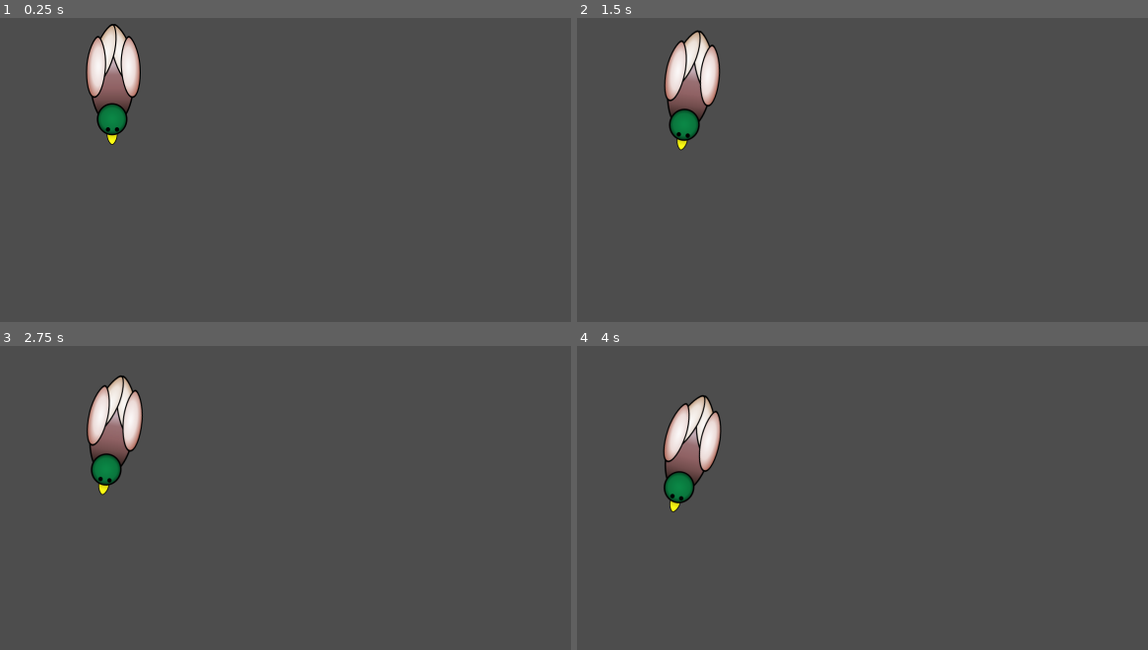
Above: before the commit, frames 1-4 (two rows, left to right).
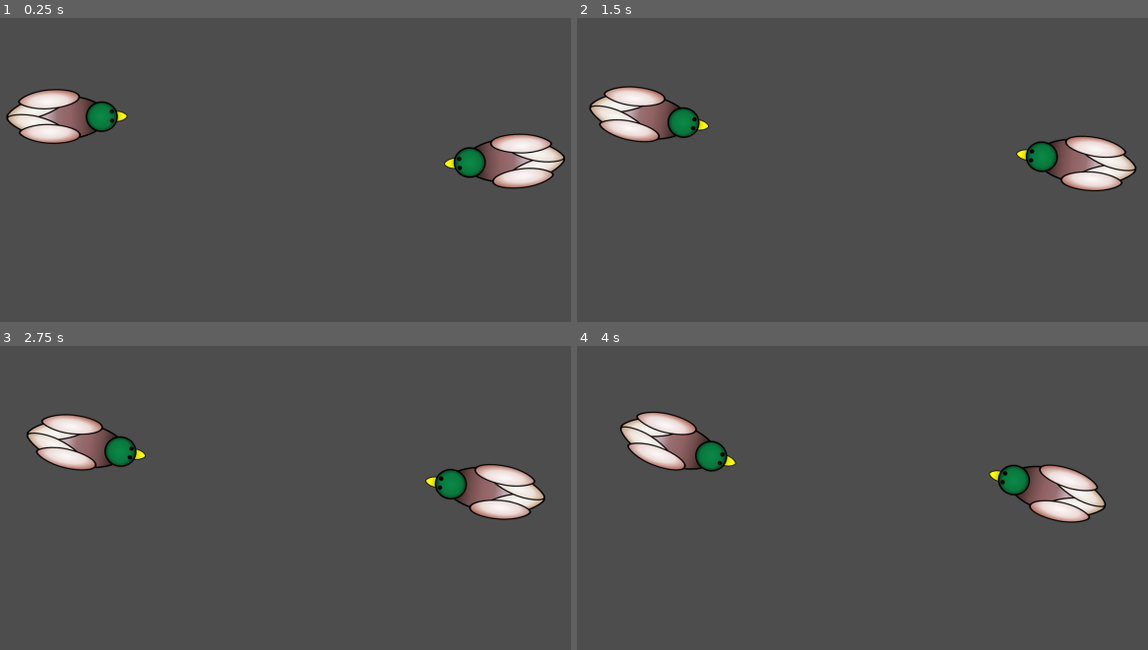
Above: after the commit, the same moments.

Repository: bene-labs/Duck-it-up
Game: Godot game, scene res://game.tscn
Two runs of this game, one before a commit and one after it. Both use one fixed random seed, a clock stepped at 60 frames per second and the inputs below.
Inputs:
- Up to frame 1 (0.25 s): no input
- Up to frame 2 (1.5 s): tap Enter at 0.5 s; hold D (turn_right, bound only before the commit) 0.53-1.28 s; hold W (break, bound only before the commit) 0.53-1.28 s; hold A (turn_left, bound only before the commit) from 1.28 s (still down); tap W (break, bound only before the commit) at 1.35 s
- Up to frame 3 (2.75 s): release A (turn_left, bound only before the commit) at 2.03 s; hold D (turn_right, bound only before the commit) from 2.03 s (still down); hold W (break, bound only before the commit) from 2.03 s (still down)
- Up to frame 4 (4 s): release D (turn_right, bound only before the commit) at 2.78 s; release W (break, bound only before the commit) at 2.78 s; hold S (accelerate, bound only before the commit) 2.78-3.53 s; tap W (break, bound only before the commit) at 2.85 s; hold A (turn_left, bound only before the commit) from 3.53 s (still down); hold W (break, bound only before the commit) from 3.53 s (still down)

The runs differ from the first frame. In frame 1, 7.0% of the frame differs, in the area x 1-99%, y 1-57%; in frame 2, 6.7%; in frame 3, 6.6%; in frame 4, 6.1%.

Commit message:
add enemy duck, add walls

Diff:
--- a/duck.gd
+++ b/duck.gd
@@ -1,8 +1,16 @@
 extends RigidBody2D
+
 
 @export var roation_speed := 40000.0
 @export var acceleration_speed := 1500.0
 @export var break_speed := 1800.0
+
+@export var player_number = 1
+
+var roatate_left_action = "turn_left" + str(player_number)
+var roatate_right_action = "turn_right" + str(player_number)
+var accelerate_action = "accelerate" + str(player_number)
+var break_action = "break" + str(player_number)
 
 var move_direction := Vector2.ZERO
 var rotation_velocity := 0.0
@@ -11,15 +19,15 @@
 func _input(event: InputEvent) -> void:
 	move_direction = Vector2.ZERO
 	rotation_velocity = 0.0
-	if Input.is_action_pressed("turn_left"):
+	if Input.is_action_pressed(roatate_left_action):
 		rotation_velocity = -roation_speed
-	elif Input.is_action_pressed("turn_right"):
+	elif Input.is_action_pressed(roatate_right_action):
 		rotation_velocity = roation_speed
 
-	if Input.is_action_pressed("accelerate"):
-		move_direction.y = -acceleration_speed
-	elif Input.is_action_pressed("break"):
-		move_direction.y = break_speed
+	if Input.is_action_pressed(accelerate_action):
+		move_direction.y = acceleration_speed
+	elif Input.is_action_pressed(break_action):
+		move_direction.y = -break_speed
 	move_direction = move_direction.rotated(rotation)
 
 
--- a/duck.tscn
+++ b/duck.tscn
@@ -1,18 +1,22 @@
-[gd_scene load_steps=3 format=3 uid="uid://cqh8xvrbou82t"]
+[gd_scene load_steps=4 format=3 uid="uid://cqh8xvrbou82t"]
 
 [ext_resource type="Script" path="res://duck.gd" id="1_fwdbc"]
 [ext_resource type="Texture2D" uid="uid://isj41r15b3jt" path="res://Assets/Sprites/Duck.svg" id="2_v56fa"]
 
+[sub_resource type="PhysicsMaterial" id="PhysicsMaterial_kd0tq"]
+bounce = 0.8
+
 [node name="Duck" type="RigidBody2D"]
+physics_material_override = SubResource("PhysicsMaterial_kd0tq")
 gravity_scale = 0.0
 can_sleep = false
 script = ExtResource("1_fwdbc")
 
 [node name="Polygon2D" type="Sprite2D" parent="."]
-position = Vector2(0, -4)
+position = Vector2(4, -3)
 rotation = 1.5708
 texture = ExtResource("2_v56fa")
 
 [node name="CollisionPolygon2D" type="CollisionPolygon2D" parent="."]
 rotation = 1.5752
-polygon = PackedVector2Array(105, -10, 111, -10, 116, -8, 121, -5, 125, -1, 125, 3, 113, 10, 106, 11, 99, 21, 90, 27, 81, 31, 69, 31, 63, 30, 29, 43, 17, 49, -2, 53, -35, 53, -50, 51, -65, 47, -77, 43, -93, 34, -95, 30, -94, 25, -92, 23, -105, 18, -112, 11, -117, 4, -119, -1, -119, -7, -115, -13, -106, -20, -100, -25, -93, -29, -96, -33, -93, -39, -86, -43, -76, -47, -65, -52, -49, -56, -33, -58, -14, -58, 5, -56, 17, -53, 27, -48, 29, -44, 36, -40, 50, -36, 61, -31, 69, -31, 77, -31, 86, -30, 94, -26, 100, -20, 103, -15)
+polygon = PackedVector2Array(123.999, -0.546374, 117.025, 5.48441, 109.043, 9.51962, 102.047, 10.5505, 95.0916, 20.5812, 83.1226, 27.634, 73.1359, 30.678, 62.1316, 29.7265, 58.1272, 28.7442, 44.1626, 36.8058, 30.1804, 40.8674, 22.1937, 43.9026, 12.2158, 48.9466, -5.76641, 53.0259, -17.7663, 53.0788, -38.7705, 52.1713, -52.7748, 51.233, -69.8054, 44.308, -87.8317, 38.3874, -94.8537, 33.4183, -97.8713, 29.4315, -94.8845, 26.4183, -108.937, 14.4801, -115.964, 8.51105, -121.003, -0.466835, -122.021, -4.46239, -117.052, -11.4844, -109.087, -19.5195, -101.109, -24.5547, -96.1269, -28.5767, -100.149, -33.559, -94.1797, -40.5854, -77.2152, -48.6602, -55.2418, -54.7571, -39.2552, -57.8276, -20.2598, -58.9113, 0.748834, -57.0039, 15.7663, -53.07, 25.7971, -46.1141, 28.8147, -42.1274, 48.8409, -36.2156, 58.8628, -31.2597, 69.8627, -31.3081, 81.8714, -29.361, 90.889, -25.4007, 97.9241, -17.4316, 101.951, -11.4493, 114.968, -7.50665, 121.99, -2.53754)
--- a/game.tscn
+++ b/game.tscn
@@ -1,8 +1,48 @@
-[gd_scene load_steps=2 format=3 uid="uid://dn5pyu1rt1v5m"]
+[gd_scene load_steps=4 format=3 uid="uid://dn5pyu1rt1v5m"]
 
 [ext_resource type="PackedScene" uid="uid://cqh8xvrbou82t" path="res://duck.tscn" id="1_7woym"]
+
+[sub_resource type="RectangleShape2D" id="RectangleShape2D_pmxkn"]
+size = Vector2(89.762, 898)
+
+[sub_resource type="RectangleShape2D" id="RectangleShape2D_iepct"]
+size = Vector2(1782, 74.5)
 
 [node name="Game" type="Node2D"]
 
 [node name="Duck" parent="." instance=ExtResource("1_7woym")]
-position = Vector2(444, 212)
+position = Vector2(348, 278)
+rotation = -1.59296
+
+[node name="Duck2" parent="." instance=ExtResource("1_7woym")]
+position = Vector2(1237, 366)
+rotation = 1.51475
+player_number = 2
+
+[node name="LeftWall" type="StaticBody2D" parent="."]
+position = Vector2(4, -1)
+
+[node name="CollisionShape2D" type="CollisionShape2D" parent="LeftWall"]
+position = Vector2(-49, 450)
+shape = SubResource("RectangleShape2D_pmxkn")
+
+[node name="BottomWall" type="StaticBody2D" parent="."]
+position = Vector2(898, 451)
+
+[node name="CollisionShape2D" type="CollisionShape2D" parent="BottomWall"]
+position = Vector2(-94, -490)
+shape = SubResource("RectangleShape2D_iepct")
+
+[node name="TopWall" type="StaticBody2D" parent="."]
+position = Vector2(898, 451)
+
+[node name="CollisionShape2D" type="CollisionShape2D" parent="TopWall"]
+position = Vector2(-98, 486.25)
+shape = SubResource("RectangleShape2D_iepct")
+
+[node name="RightWall" type="StaticBody2D" parent="."]
+position = Vector2(1695, 1)
+
+[node name="CollisionShape2D" type="CollisionShape2D" parent="RightWall"]
+position = Vector2(-49, 450)
+shape = SubResource("RectangleShape2D_pmxkn")
--- a/project.godot
+++ b/project.godot
@@ -22,23 +22,43 @@
 
 [input]
 
-turn_left={
+turn_left1={
 "deadzone": 0.5,
 "events": [Object(InputEventKey,"resource_local_to_scene":false,"resource_name":"","device":-1,"window_id":0,"alt_press …(191 unchanged characters)…
 ]
 }
-turn_right={
+turn_right1={
 "deadzone": 0.5,
 "events": [Object(InputEventKey,"resource_local_to_scene":false,"resource_name":"","device":-1,"window_id":0,"alt_press …(192 unchanged characters)…
 ]
 }
-break={
+break1={
+"deadzone": 0.5,
+"events": [Object(InputEventKey,"resource_local_to_scene":false,"resource_name":"","device":-1,"window_id":0,"alt_pressed":false,"shift_pressed":false,"ctrl_pressed":false,"meta_pressed":false,"pressed":false,"keycode":0,"physical_keycode":83,"key_label":0,"unicode":115,"location":0,"echo":false,"script":null)
+]
+}
+accelerate1={
 "deadzone": 0.5,
 "events": [Object(InputEventKey,"resource_local_to_scene":false,"resource_name":"","device":-1,"window_id":0,"alt_press …(192 unchanged characters)…
 ]
 }
-accelerate={
+turn_left2={
 "deadzone": 0.5,
-"events": [Object(InputEventKey,"resource_local_to_scene":fa …(140 unchanged characters)… d":false,"keycode":0,"physical_keycode":83,"key_label":0,"unicode":115,"location":0,"echo":false,"script":null)
+"events": [Object(InputEventKey,"resource_local_to_scene":fa …(140 unchanged characters)… d":false,"keycode":0,"physical_keycode":4194319,"key_label":0,"unicode":0,"location":0,"echo":false,"script":null)
 ]
 }
+turn_right2={
+"deadzone": 0.5,
+"events": [Object(InputEventKey,"resource_local_to_scene":false,"resource_name":"","device":-1,"window_id":0,"alt_pressed":false,"shift_pressed":false,"ctrl_pressed":false,"meta_pressed":false,"pressed":false,"keycode":0,"physical_keycode":4194321,"key_label":0,"unicode":0,"location":0,"echo":false,"script":null)
+]
+}
+accelerate2={
+"deadzone": 0.5,
+"events": [Object(InputEventKey,"resource_local_to_scene":false,"resource_name":"","device":-1,"window_id":0,"alt_pressed":false,"shift_pressed":false,"ctrl_pressed":false,"meta_pressed":false,"pressed":false,"keycode":0,"physical_keycode":4194320,"key_label":0,"unicode":0,"location":0,"echo":false,"script":null)
+]
+}
+break2={
+"deadzone": 0.5,
+"events": [Object(InputEventKey,"resource_local_to_scene":false,"resource_name":"","device":-1,"window_id":0,"alt_pressed":false,"shift_pressed":false,"ctrl_pressed":false,"meta_pressed":false,"pressed":false,"keycode":0,"physical_keycode":4194322,"key_label":0,"unicode":0,"location":0,"echo":false,"script":null)
+]
+}
